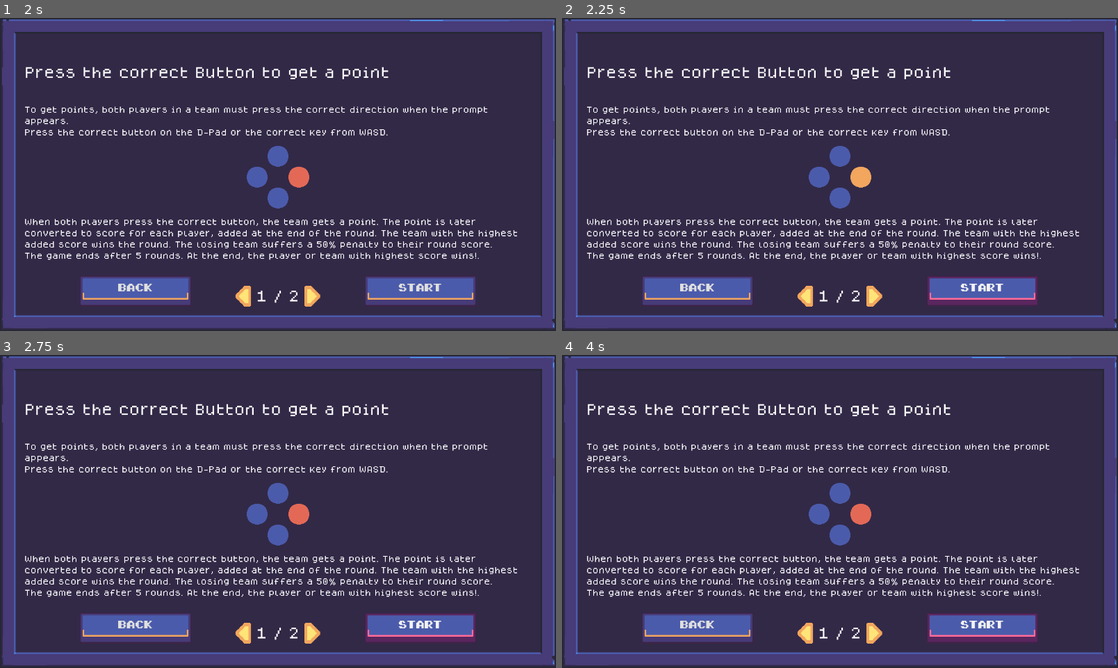
Above: before the commit, frames 1-4 (two rows, left to right).
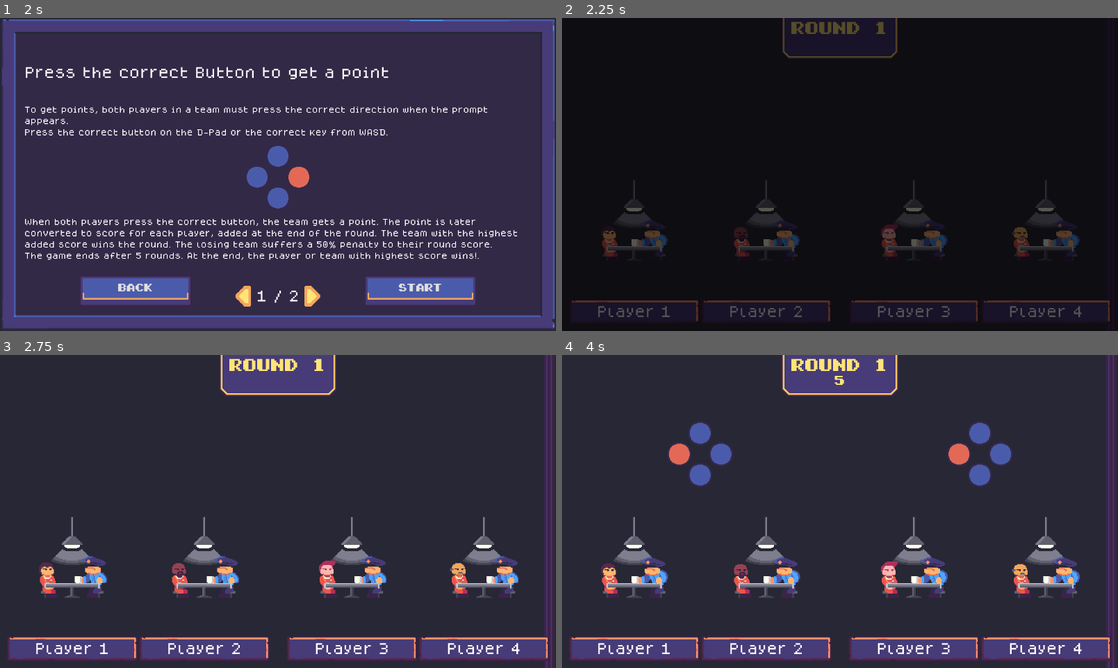
Above: after the commit, the same moments.

Repository: VileOar/js-final-proj
Game: Godot game, scene res://src/menus/main_menu/main_menu.tscn
Two runs of this game, one before a commit and one after it. Both use one fixed random seed, a clock stepped at 60 frames per second and the inputs below.
Inputs (mouse positions are in pixels of both pictures, inside the frame that each line leads up to):
- Up to frame 1 (2 s): click "Start" at 0.5 s; click "Start Game" at 1.25 s
- Up to frame 2 (2.25 s): click "Start Game" at 2 s
- Up to frame 3 (2.75 s): no input
- Up to frame 4 (4 s): click (984, 627) at 2.75 s, where only the run before the commit has a clickable "Start"; click (984, 627) at 3.5 s, where only the run before the commit has a clickable "Start"

Frame 1 is identical in both runs. In frame 2, 99% of the frame differs, in the area x 0-100%, y 0-100%; in frame 3, 29%; in frame 4, 30%.

Commit message:
wired up round game with dyads; [WIP] starting results screen
- refactored round_game to accomodate new changes to both dyad_game and round_results_screen
- can finish a round properly
MISSING:
- starting round results screen
- testing restarting a round
- adding a state to round results just for enabling the button (or just use the variable in the fsm)

Diff:
--- a/src/autoloads/Global.gd
+++ b/src/autoloads/Global.gd
@@ -77,9 +77,10 @@
 
 ## convert a tuple of player ids into a team identifier
 func get_dyad_id(player_ixs: Array[int]) -> String:
+	player_ixs.sort()
 	var key = ""
 	for i in player_ixs.size():
-		key += player_ixs[i]
+		key += str(player_ixs[i])
 		if i < player_ixs.size(): # if not the last, also add a separator
 			key += "-"
 
--- a/src/menus/player_select/player_select_menu.gd
+++ b/src/menus/player_select/player_select_menu.gd
@@ -57,7 +57,8 @@
 
 # method to actually go to game scene
 func _go_to_game() -> void:
-	print_debug("Unimplemented")
+	SceneSwitcher.switch_topscene_id("game_scene")
+	#print_debug("Unimplemented")
 
 
 # ------------------------------
--- a/src/stages/game/dyad_game/dyad_game.gd
+++ b/src/stages/game/dyad_game/dyad_game.gd
@@ -38,13 +38,13 @@
 
 
 func _ready() -> void:
-	_fsm.replace_state("StoppedState", ["all"]) # pass a non existent state to pop_until to pop all
+	_fsm.replace_state("StoppedState", [""]) # pass a non existent state to pop_until to pop all
 
 	# TODO: remove
-	setup_dyad([0, 1])
-	intro_dyad()
-	await self.stable
-	start_dyad()
+	#setup_dyad([0, 1])
+	#intro_dyad()
+	#await self.stable
+	#start_dyad()
 
 
 ## reset this dyad
@@ -60,8 +60,9 @@
 ## setup the dyad with the proper data
 func setup_dyad(players_ix_list: Array[int]) -> void:
 	_player_index_list = players_ix_list
-	for px in _player_index_list:
-		_player_ui_list[px].set_player(px)
+	for i in _player_index_list.size():
+		var px = _player_index_list[i]
+		_player_ui_list[i].set_player(px)
 
 		# add ai players if required
 		if !InputManager.is_human_device(InputManager.get_player_device(px)):
@@ -77,7 +78,7 @@
 
 ## start the state machine
 func start_dyad() -> void:
-	_fsm.replace_state("PromptState", ["all"])
+	_fsm.replace_state("PromptState", [""])
 
 
 # ---------------------
@@ -86,7 +87,7 @@
 
 ## stop the state machine
 func stop_dyad() -> void:
-	_fsm.replace_state("StoppedState", ["all"])
+	_fsm.replace_state("StoppedState", [""])
 
 
 ## NOTE: called by fsm only[br]
@@ -159,4 +160,8 @@
 	# sanity check that the numbers of players match
 	if _num_players != _player_index_list.size():
 		push_warning("SANITY FAILED: Number of ready player UIs does not match actual number of players.")
+
+	# wait a second after animations finish
+	await get_tree().create_timer(1.0).timeout
+
 	stable.emit()
--- a/src/stages/game/dyad_game/dyad_game.tscn
+++ b/src/stages/game/dyad_game/dyad_game.tscn
@@ -1,8 +1,9 @@
-[gd_scene load_steps=14 format=3 uid="uid://csk7v3jwntq18"]
+[gd_scene load_steps=15 format=3 uid="uid://csk7v3jwntq18"]
 
 [ext_resource type="Script" uid="uid://cprrftddc3knm" path="res://src/stages/game/dyad_game/dyad_game.gd" id="1_rj5ni"]
 [ext_resource type="Script" uid="uid://0vfw4plnyses" path="res://src/stages/game/dyad_game/states/dyad_state_machine.gd" id="2_hq41h"]
 [ext_resource type="Script" uid="uid://ckhbswedt461b" path="res://src/stages/game/dyad_game/states/stopped_state.gd" id="3_q8i4y"]
+[ext_resource type="Script" uid="uid://uj868xskqfan" path="res://src/stages/game/round_game/round_results/menu_states/idle_state.gd" id="3_tm1vi"]
 [ext_resource type="Script" uid="uid://benogbelkl4y1" path="res://src/stages/game/dyad_game/states/prompt_state.gd" id="4_23ul0"]
 [ext_resource type="AudioStream" uid="uid://73366si228xt" path="res://assets/sfx/sounds/answers/talk2.wav" id="5_aky61"]
 [ext_resource type="Script" uid="uid://cfs7sw1cji53a" path="res://src/stages/game/dyad_game/states/right_state.gd" id="5_u1kn3"]
@@ -34,6 +35,10 @@
 [node name="StateMachine" type="Node" parent="." node_paths=PackedStringArray("_timer")]
 script = ExtResource("2_hq41h")
 _timer = NodePath("../Timer")
+
+[node name="IdleResultsState" type="Node" parent="StateMachine"]
+script = ExtResource("3_tm1vi")
+metadata/_custom_type_script = "uid://uj868xskqfan"
 
 [node name="StoppedState" type="Node" parent="StateMachine"]
 script = ExtResource("3_q8i4y")
--- a/src/stages/game/dyad_game/states/dyad_state_machine.gd
+++ b/src/stages/game/dyad_game/states/dyad_state_machine.gd
@@ -77,7 +77,8 @@
 		if try_connect:
 			return _timer.connect("timeout", callback)
 		else:
-			_timer.disconnect("timeout", callback)
+			if _timer.timeout.is_connected(callback):
+				_timer.disconnect("timeout", callback)
 			return OK
 	else:
 		push_error("Timer reference is null")
--- a/src/stages/game/dyad_game/states/intro_state.gd
+++ b/src/stages/game/dyad_game/states/intro_state.gd
@@ -67,8 +67,6 @@
 
 
 func _final_setup() -> void:
-	# wait a second after animations finish
-	await get_tree().create_timer(1.0).timeout
 
 	# if this is not active after waiting ignore the rest
 	if is_active():
--- a/src/stages/game/dyad_game/states/prompt_state.gd
+++ b/src/stages/game/dyad_game/states/prompt_state.gd
@@ -34,7 +34,8 @@
 
 
 func deactivate():
-	Signals.input_player_action.disconnect(_on_player_input)
+	if Signals.input_player_action.is_connected(_on_player_input):
+		Signals.input_player_action.disconnect(_on_player_input)
 	_dyad_fsm.start_stop_timer(false)
 	_dyad_fsm.connect_disconnect_timer(false, _timeout)
 	_dyad_fsm.write_answers(_player_answers.values())
--- a/src/stages/game/round_game/round_game.gd
+++ b/src/stages/game/round_game/round_game.gd
@@ -25,10 +25,11 @@
 # ref to the animation player for screen effects
 @onready var _anim = $AnimationPlayer
 
+# TODO: remove
 # ref to the first dyad
-@onready var _dyad0 = %Dyad0 as DyadGame
+#@onready var _dyad0 = %Dyad0 as DyadGame
 # ref to the second dyad
-@onready var _dyad1 = %Dyad1 as DyadGame
+#@onready var _dyad1 = %Dyad1 as DyadGame
 
 # container for the dividers
 @onready var _dividers: HBoxContainer = %Dividers
@@ -76,6 +77,10 @@
 # these are COMPLETELY independent from the ones from SharedData and are only useful for the round
 var _round_stats := []
 
+# the teams of players[br]
+# each value of this array is an array with player indices of that team
+var _teams: Array[Array]
+
 
 func _ready() -> void:
 	_NUM_ROUNDS = SharedData.get_settings().num_rounds
@@ -87,6 +92,11 @@
 	_round_restarted.connect(_on_round_restarted)
 
 	Signals.new_player_answer.connect(_on_new_player_answer)
+
+	# setup teams
+	# this can possibly be changed if the teams are received from some other source
+	for ix in _NUM_DYADS:
+		_teams.append([ix * 2, ix * 2 + 1])
 
 	_setup_round()
 	_reset_round()
@@ -143,13 +153,17 @@
 
 # create dyads and setup ui as necessary
 func _setup_round() -> void:
+	var _more_than_one = _teams.size() > 1
+
 	# setup dyads
-	for ix in _NUM_DYADS:
+	for ix in _teams.size():
+		var is_last_team = ix >= _teams.size() - 1
+
 		# only needs to add spacers and dividers if more than one dyad
-		if _NUM_DYADS > 1:
+		if _more_than_one:
 			var spacer = _dividers.add_spacer(false)
 			spacer.size_flags_horizontal = Control.SIZE_EXPAND_FILL
-			if ix < _NUM_DYADS - 1: # if not the last dyad, add divider
+			if is_last_team: # if not the last dyad, add divider
 				var divider = _divider_ui_scene.instantiate()
 				_dividers.call_deferred("add_child", divider)
 				while !divider.is_node_ready():
@@ -158,14 +172,20 @@
 		# create and dyad games
 		var dyad_game := _dyad_scene.instantiate() as DyadGame
 		_dyad_container.call_deferred("add_child", dyad_game)
+		dyad_game.stable.connect(_on_dyad_stable)
 		while !dyad_game.is_node_ready():
 			await dyad_game.ready
-		#dyad_game.setup_dyad(ix * 2, ix * 2 + 1)
-
-		# prepare the player stats
-		# add one for each player in the dyad
-		_round_stats.append(PlayerStats.new())
-		_round_stats.append(PlayerStats.new())
+		var dyad_pxs: Array[int] = []
+		dyad_pxs.assign(_teams[ix])
+		dyad_game.setup_dyad(dyad_pxs)
+
+		for px in _teams[ix]:
+			# prepare the player stats
+			# add one for each player in the dyad
+			_round_stats.append(PlayerStats.new())
+
+	# setup the results screen
+	_round_results_screen.setup_results(_teams, _MATRIX_COPY, _LOSE_PENALTY)
 
 
 ## wait for all round preparations to be complete (in-game animations like screen fade)
@@ -201,7 +221,7 @@
 	_timer.start(1)
 	_time_counter = _ROUND_DUR
 	_timer_label.modulate.a = 1.0
-	_timer_label.text = str(_time_counter)
+	_timer_label.text = "%d" % _time_counter
 
 	# enable input
 	InputManager.enable(true)
@@ -226,16 +246,23 @@
 func _outro_round() -> void:
 	# handle the points of the round, regardless of UI
 	_handle_round_scores()
+
+	# build the dictionary of pointstacks
+	var dyad_stacks_dict: Dictionary[String, Array] = {}
+	for dyad in _dyad_container.get_children():
+		var key = Global.get_dyad_id(dyad.get_dyad_players())
+		dyad_stacks_dict[key] = dyad.get_dyad_game_points()
+
 	# setup round results screen
-	_round_results_screen.set_point_stacks(_dyad0.get_dyad_game_points(), _dyad1.get_dyad_game_points())
+	_round_results_screen.set_round_pointstacks(dyad_stacks_dict)
 
 	# wait a bit before advancing
 	await get_tree().create_timer(_ROUND_END_DELAY).timeout
 
 	# setup the rounds and kickoff results screen
-	_round_results_screen.set_round(_round_counter, _NUM_ROUNDS - 1)
+	_round_results_screen.set_round_index(_round_counter, _NUM_ROUNDS - 1)
 	_round_results_screen.show()
-	_round_results_screen.start_point_solving(_round_stats)
+	#_round_results_screen.start_point_solving(_round_stats)
 
 	# NOTE: _next_round is called after the results screen button is pressed
 
@@ -342,7 +369,7 @@
 func _on_seconds_timer_timeout():
 	# TODO: refactor
 	_time_counter -= 1
-	_timer_label.text = str(_time_counter)
+	_timer_label.text = "%d" % _time_counter
 	if _time_counter <= 0: # if time reached end
 		_on_round_end()
 
--- a/src/stages/game/round_game/round_game.tscn
+++ b/src/stages/game/round_game/round_game.tscn
@@ -124,18 +124,6 @@
 size_flags_vertical = 3
 theme_override_constants/separation = 40
 
-[node name="Dyad0" parent="MarginContainer/VBoxContainer/DyadContainer" instance=ExtResource("1_co0oy")]
-unique_name_in_owner = true
-layout_mode = 2
-_player1_index = 0
-_player2_index = 1
-
-[node name="Dyad1" parent="MarginContainer/VBoxContainer/DyadContainer" instance=ExtResource("1_co0oy")]
-unique_name_in_owner = true
-layout_mode = 2
-_player1_index = 2
-_player2_index = 3
-
 [node name="RoundResultsSreen" parent="." instance=ExtResource("3_oia04")]
 unique_name_in_owner = true
 visible = false
@@ -156,9 +144,7 @@
 
 [node name="AnimationPlayer" type="AnimationPlayer" parent="."]
 libraries = {
-"": SubResource("AnimationLibrary_f6bpb")
+&"": SubResource("AnimationLibrary_f6bpb")
 }
 
 [connection signal="timeout" from="SecondsTimer" to="." method="_on_seconds_timer_timeout"]
-[connection signal="stable" from="MarginContainer/VBoxContainer/DyadContainer/Dyad0" to="." method="_on_dyad_stable"]
-[connection signal="stable" from="MarginContainer/VBoxContainer/DyadContainer/Dyad1" to="." method="_on_dyad_stable"]
--- a/src/stages/game/round_game/round_results/dyad_display/player_score_panel.gd
+++ b/src/stages/game/round_game/round_results/dyad_display/player_score_panel.gd
@@ -28,7 +28,7 @@
 
 ## multiply to score
 func mul_score(mul: float) -> void:
-	_score_value = (float(_score_value) * mul)
+	_score_value = int(float(_score_value) * mul)
 	_update_score_ui()
 
 
--- a/src/stages/game/round_game/round_results/dyad_display/stats_list.gd
+++ b/src/stages/game/round_game/round_results/dyad_display/stats_list.gd
@@ -9,7 +9,8 @@
 const LOSE_COLOUR = "66ffe3"
 
 # refs to stat labels
-@onready var _stat_values: GridContainer = %StatValues
+# TODO: remove unused
+#@onready var _stat_values: VBoxContainer = %StatValues
 @onready var _answered_stat0: Label = %AnsweredStat0
 @onready var _correct_stat0: Label = %CorrectStat0
 @onready var _coop_stat0: Label = %CoopStat0
@@ -17,7 +18,7 @@
 @onready var _correct_stat1: Label = %CorrectStat1
 @onready var _coop_stat1: Label = %CoopStat1
 
-@onready var _score_row: VBoxContainer = %ScoreRow
+#@onready var _score_row: VBoxContainer = %ScoreRow
 @onready var _score_stat: Label = %ScoreStat
 
 @onready var _win_lose_label: Label = %WinLoseLabel
@@ -83,3 +84,8 @@
 func skip_animation() -> void:
 	_animation_player.play("display_stats")
 	_animation_player.seek(_animation_player.current_animation_length, true)
+
+
+func _on_animation_player_animation_finished(anim_name: StringName) -> void:
+	if anim_name == "display_stats":
+		finished_animation.emit()
--- a/src/stages/game/round_game/round_results/dyad_display/stats_list.tscn
+++ b/src/stages/game/round_game/round_results/dyad_display/stats_list.tscn
@@ -295,3 +295,5 @@
 libraries = {
 &"": SubResource("AnimationLibrary_pqu2x")
 }
+
+[connection signal="animation_finished" from="AnimationPlayer" to="." method="_on_animation_player_animation_finished"]
--- /dev/null
+++ b/src/stages/game/round_game/round_results/menu_states/idle_state.gd
@@ -0,0 +1,6 @@
+class_name IdleResultsState
+extends StackState
+
+
+func activate():
+	(fsm() as ResultsStateMachine).next_round_btn.disabled = true
--- a/src/stages/game/round_game/round_results/round_results_screen.gd
+++ b/src/stages/game/round_game/round_results/round_results_screen.gd
@@ -22,6 +22,10 @@
 @onready var _round_label: Label = %RoundLabel
 
 
+func _ready() -> void:
+	_results_fsm.replace_state("IdleResultsState", [""])
+
+
 # similar to the round game, instantiate necessary scenes, according to the number of dyads
 func setup_results(dyads: Array[Array], matrix_data: PayoffMatrix, penalty_multiplier: float) -> void:
 	_results_fsm.MATRIX_DATA = matrix_data
@@ -34,7 +38,9 @@
 		_results_container.call_deferred("add_child", results_dyad)
 		while !results_dyad.is_node_ready():
 			await results_dyad.ready
-		results_dyad.setup_panel(dyad, matrix_data)
+		var cast_dyad: Array[int] = []
+		cast_dyad.assign(dyad)
+		results_dyad.setup_panel(cast_dyad, matrix_data)
 		# connect necessary signals
 		results_dyad.finished_animation.connect(_results_fsm.get_state_node("AnimateStatsState").on_anim_finished)
 
@@ -86,7 +92,9 @@
 
 	for dyad in _results_container.get_children():
 		var key = Global.get_dyad_id(dyad.get_assigned_players())
-		dyad.set_point_stack(point_stacks[key]) # only the size is necessary
+		var cast_stack: Array[int] = []
+		cast_stack.assign(point_stacks[key])
+		dyad.set_point_stack(cast_stack) # only the size is necessary
 
 
 ## ready and stable to progress to next round
--- a/src/stages/game/round_game/round_results/round_results_screen.tscn
+++ b/src/stages/game/round_game/round_results/round_results_screen.tscn
@@ -1,8 +1,9 @@
-[gd_scene load_steps=9 format=3 uid="uid://bbe7i8g4nyqp1"]
+[gd_scene load_steps=10 format=3 uid="uid://bbe7i8g4nyqp1"]
 
 [ext_resource type="Script" uid="uid://b4cpsqik6uqkk" path="res://src/stages/game/round_game/round_results/round_results_screen.gd" id="1_eay3j"]
 [ext_resource type="PackedScene" uid="uid://doly0aqjw7m6l" path="res://src/stages/game/round_game/round_results/dyad_display/dyad_results_panel.tscn" id="1_pya0j"]
 [ext_resource type="Script" uid="uid://boodp1vjipx0r" path="res://src/stages/game/round_game/round_results/menu_states/results_state_machine.gd" id="2_ecgv8"]
+[ext_resource type="Script" uid="uid://uj868xskqfan" path="res://src/stages/game/round_game/round_results/menu_states/idle_state.gd" id="3_4ap3b"]
 [ext_resource type="Texture2D" uid="uid://dew2pi3sx8u5p" path="res://assets/gfx/ui/divider.png" id="3_4mhr0"]
 [ext_resource type="Script" uid="uid://dcyfmwbkdpuku" path="res://src/stages/game/round_game/round_results/menu_states/solve_points_state.gd" id="3_vyoqy"]
 [ext_resource type="AudioStream" uid="uid://cd1hw3hh6cqhv" path="res://assets/sfx/sounds/points/032-Switch01.ogg" id="4_7pcap"]
@@ -17,11 +18,16 @@
 grow_horizontal = 2
 grow_vertical = 2
 script = ExtResource("1_eay3j")
+_results_scene = ExtResource("1_pya0j")
 
 [node name="ResultsStateMachine" type="Node" parent="."]
 unique_name_in_owner = true
 script = ExtResource("2_ecgv8")
 metadata/_custom_type_script = "uid://dwko1yq04j63v"
+
+[node name="IdleResultsState" type="Node" parent="ResultsStateMachine"]
+script = ExtResource("3_4ap3b")
+metadata/_custom_type_script = "uid://uj868xskqfan"
 
 [node name="SolvePointsState" type="Node" parent="ResultsStateMachine"]
 script = ExtResource("3_vyoqy")
@@ -56,12 +62,6 @@
 unique_name_in_owner = true
 layout_mode = 2
 size_flags_vertical = 3
-
-[node name="Dyad0" parent="MarginContainer/VBoxContainer/ResultsContainer" instance=ExtResource("1_pya0j")]
-layout_mode = 2
-
-[node name="Dyad1" parent="MarginContainer/VBoxContainer/ResultsContainer" instance=ExtResource("1_pya0j")]
-layout_mode = 2
 
 [node name="HBoxContainer" type="HBoxContainer" parent="MarginContainer/VBoxContainer"]
 layout_mode = 2
@@ -114,6 +114,4 @@
 vertical_alignment = 2
 
 [connection signal="timeout" from="ResultsStateMachine/SolvePointsState/BetweenTimer" to="ResultsStateMachine/SolvePointsState" method="_on_between_timer_timeout"]
-[connection signal="finished_animation" from="MarginContainer/VBoxContainer/ResultsContainer/Dyad0" to="." method="_on_dyad_finished_animation"]
-[connection signal="finished_animation" from="MarginContainer/VBoxContainer/ResultsContainer/Dyad1" to="." method="_on_dyad_finished_animation"]
 [connection signal="pressed" from="MarginContainer/VBoxContainer/HBoxContainer/NextRoundBtn" to="." method="_on_button_pressed"]
--- a/src/tools/stack_state_machine/stack_state_machine.gd
+++ b/src/tools/stack_state_machine/stack_state_machine.gd
@@ -84,7 +84,7 @@
 
 ## Whether the state exists
 func has_state_node(state: String) -> bool:
-	return _states_holder.has_node(state) != null
+	return _states_holder.has_node(state)
 
 
 # --------------------------------
@@ -144,7 +144,7 @@
 			):
 				# if pop_until was not empty, but stack is, it means no desired state was reached
 				# so, they either don't exist or something went wrong
-				if !pop_until.is_empty() and _state_stack.is_empty():
+				if !pop_until.is_empty() and _state_stack.is_empty() and pop_until != [""]:
 					push_warning("No state among %s was found. State stack was fully emptied." % str(pop_until))
 
 				# one of the end conditions was reached
Not shown, added: src/stages/game/round_game/round_results/menu_states/idle_state.gd.uid
